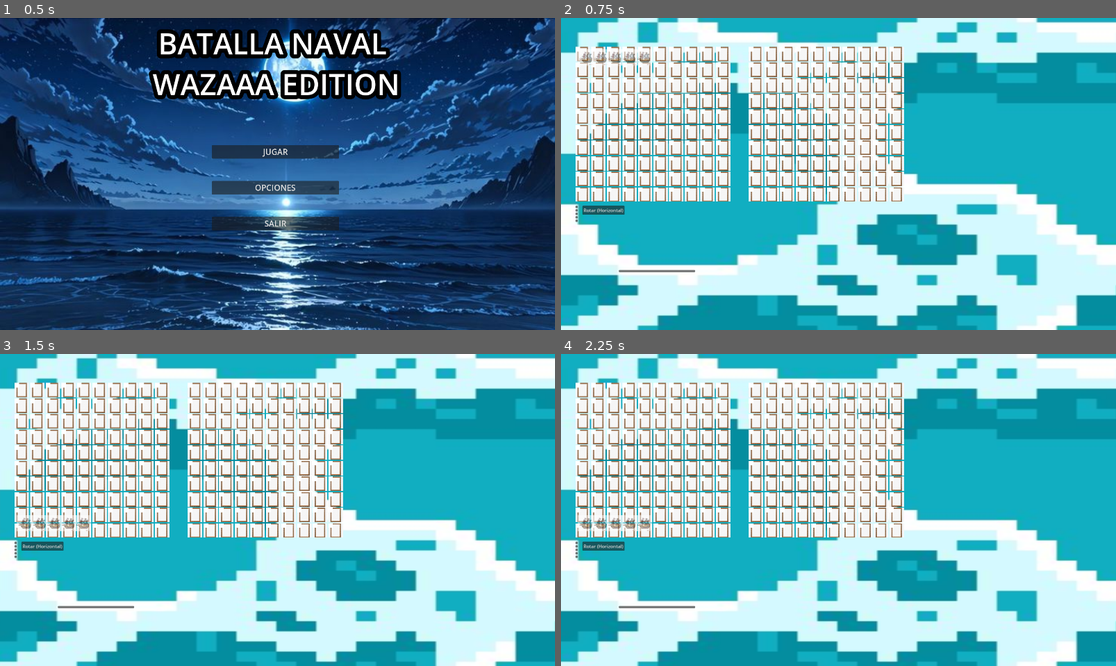
Above: before the commit, frames 1-4 (two rows, left to right).
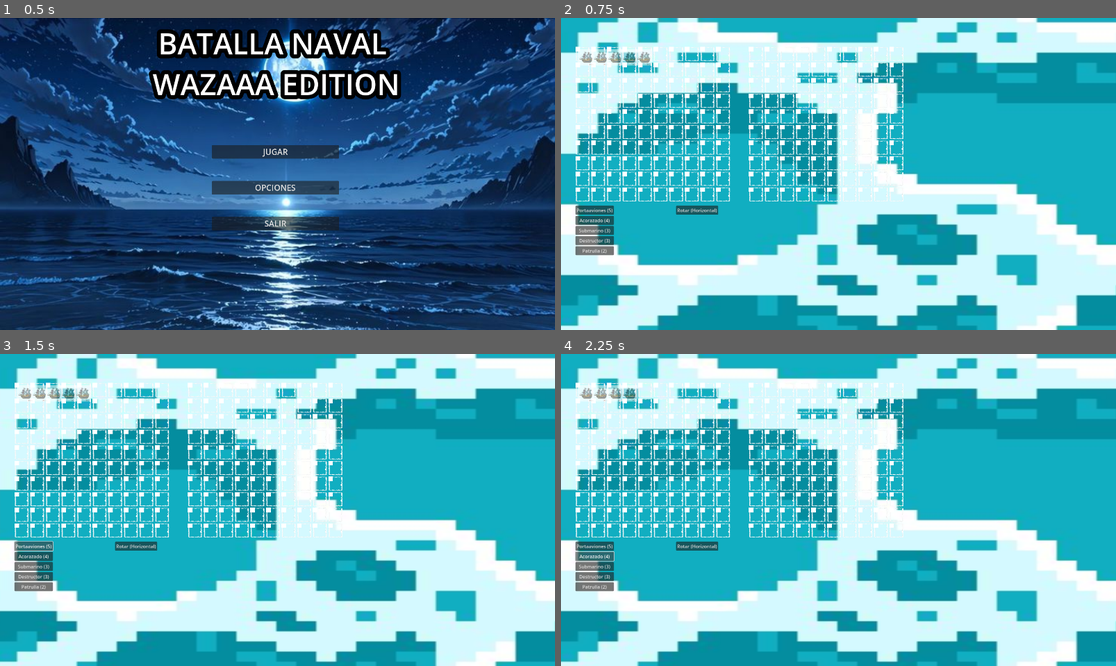
Above: after the commit, the same moments.

Repository: juanxxho/batalla-naval-wazaaa-edition
Game: Godot game, scene res://Main2.tscn
The game is run twice, just before and just after one commit, with the same random seed, the same clock (stepped at 60 frames per second) and the same inputs.
Inputs (mouse positions are in pixels of both pictures, inside the frame that each line leads up to; where the layout moved, square brackets give the same spot in the first picture):
- Up to frame 1 (0.5 s): no input
- Up to frame 2 (0.75 s): click "JUGAR" at 0.5 s
- Up to frame 3 (1.5 s): click (33, 547) [16, 544] at 1.25 s
- Up to frame 4 (2.25 s): click (594, 556) [577, 547] at 2 s

Frame 1 is identical in both runs. In frame 2, 21% of the frame differs, in the area x 2-62%, y 9-82%; in frame 3, 21%; in frame 4, 21%.

Commit message:
ultima actualizacion

Diff:
--- a/button.tscn
+++ b/button.tscn
@@ -1,6 +1,6 @@
 [gd_scene load_steps=3 format=3 uid="uid://c6ity8iodi8pf"]
 
-[ext_resource type="Texture2D" uid="uid://sa5acwjc52ks" path="res://png-transparent-wooden-frames-metal-flower-border-wooden-frames-frames-thumbnail (1).png" id="1_n4tde"]
+[ext_resource type="Texture2D" uid="uid://duldp55jp1o0b" path="res://images-removebg-preview (1).png" id="1_n4tde"]
 [ext_resource type="Script" uid="uid://cm7eaycfkut3y" path="res://celda.gd" id="1_r04n3"]
 
 [node name="TextureButton" type="TextureButton"]
--- a/game.gd
+++ b/game.gd
@@ -1,4 +1,3 @@
-# Game.gd
 extends Node2D
 
 const TABLERO_SCENE = preload("res://mar.tscn")
@@ -77,19 +76,22 @@
 # @onready variables de Interfaz
 @onready var panel_selector: Control = $PanelSelector
 @onready var boton_rotar: Button = $PanelSelector/BotonRotar
+# === BOTONES DE COLOCACIÓN (Añadido: Asignación visual) ===
 @onready var boton_portaaviones: Button = $PanelSelector/VBoxBarcos/BotonPortaaviones
 @onready var boton_acorazado: Button = $PanelSelector/VBoxBarcos/BotonAcorazado
 @onready var boton_submarino: Button = $PanelSelector/VBoxBarcos/BotonSubmarino
 @onready var boton_destructor: Button = $PanelSelector/VBoxBarcos/BotonDestructor
 @onready var boton_patrulla: Button = $PanelSelector/VBoxBarcos/BotonPatrulla
+# ========================================================
 @onready var resultado_label: RichTextLabel = $ResultadoLabel
 @onready var label_monedas: Label = $CanvasLayer/MonedasLabel
-
 # === REFERENCIAS DE DISPAROS ESPECIALES ===
+@onready var disparos_panel: Control = $DisparosPanel # Agregado: Referencia al panel completo
 @onready var boton_mortero: Button = $DisparosPanel/BotonMortero
 @onready var boton_cohete: Button = $DisparosPanel/BotonCohete
 @onready var boton_sonar: Button = $DisparosPanel/BotonSonar
 @onready var boton_area: Button = $DisparosPanel/BotonArea
+@onready var boton_ulti: Button = $DisparosPanel/BotonUlti # Asumiendo que el nombre es BotonUlti
 # ==========================================
 
 
@@ -100,7 +102,7 @@
 	tablero_propio.position = Vector2(50, 100)
 	tablero_propio.get_node("GridContainer2").mostrar_barcos = true
 	tablero_propio.get_node("GridContainer2").celda_cliqueada.connect(_on_tablero_propio_clic)
-	actualizar_interfaz_monedas() # <--- Debe estar aquí
+
 	tablero_objetivo = TABLERO_SCENE.instantiate()
 	add_child(tablero_objetivo)
 	tablero_objetivo.name = "TableroObjetivo"
@@ -111,9 +113,15 @@
 	panel_selector.position = Vector2(50, 650)
 	panel_selector.z_index = 10
 	panel_selector.visible = true
+
+	# --- VISUALIZACIÓN INICIAL ---
+	disparos_panel.visible = false # Ocultamos el panel de disparos hasta la batalla
+	resultado_label.visible = false # Ocultamos el label de resultado
+	actualizar_textos_botones_barco()
+	actualizar_textos_botones_disparo()
 	conectar_botones()
-
-	actualizar_interfaz_monedas()
+	actualizar_interfaz_monedas() # Se llama al final para asegurar que label_monedas exista
+	# -----------------------------
 
 	# --- INICIALIZACIÓN DE FANTASMA Y SELECCIÓN ---
 	if not barcos_restantes.is_empty():
@@ -133,18 +141,47 @@
 	if label_monedas:
 		label_monedas.text = "MONEDAS: " + str(monedas_jugador)
 
+# --- NUEVA FUNCIÓN: Actualizar textos de botones de barco ---
+func actualizar_textos_botones_barco():
+	boton_portaaviones.text = "Portaaviones (5)"
+	boton_acorazado.text = "Acorazado (4)"
+	boton_submarino.text = "Submarino (3)"
+	boton_destructor.text = "Destructor (3)"
+	boton_patrulla.text = "Patrulla (2)"
+
+# --- NUEVA FUNCIÓN: Actualizar textos de botones de disparo ---
+func actualizar_textos_botones_disparo():
+	var mortero_text = "Mortero"
+	var cohete_text = "Cohete (%d M)" % COSTO_COHETE
+	var sonar_text = "Sonar (%d M)" % COSTO_SONAR
+	var area_text = "Área (%d M)" % COSTO_AREA
+	var ulti_text = "ULTI"
+
+	if tipo_disparo_actual == "Mortero": mortero_text = "🎯 " + mortero_text
+	if tipo_disparo_actual == "Cohete": cohete_text = "🎯 " + cohete_text
+	if tipo_disparo_actual == "Sonar": sonar_text = "🎯 " + sonar_text
+	if tipo_disparo_actual == "Area": area_text = "🎯 " + area_text
+	if tipo_disparo_actual == "Ulti": ulti_text = "🎯 " + ulti_text
+
+	if boton_mortero: boton_mortero.text = mortero_text
+	if boton_cohete: boton_cohete.text = cohete_text
+	if boton_sonar: boton_sonar.text = sonar_text
+	if boton_area: boton_area.text = area_text
+	if boton_ulti: boton_ulti.text = ulti_text # Asumiendo que esta referencia es correcta
+
 func _desactivar_boton_barco(nombre_barco: String):
 	var boton: Button = null
+	var longitud: int = 0
 	match nombre_barco:
-		"Portaaviones": boton = boton_portaaviones
-		"Acorazado": boton = boton_acorazado
-		"Submarino": boton = boton_submarino
-		"Destructor": boton = boton_destructor
-		"Patrulla": boton = boton_patrulla
+		"Portaaviones": boton = boton_portaaviones; longitud = 5
+		"Acorazado": boton = boton_acorazado; longitud = 4
+		"Submarino": boton = boton_submarino; longitud = 3
+		"Destructor": boton = boton_destructor; longitud = 3
+		"Patrulla": boton = boton_patrulla; longitud = 2
 
 	if boton:
 		boton.disabled = true
-		boton.text = nombre_barco + " (Colocado)"
+		boton.text = nombre_barco + " (%d) (Colocado)" % longitud
 
 func _input(event):
 	if fase_actual == Fase.COLOCACION and barco_seleccionado_longitud > 0:
@@ -170,6 +207,7 @@
 		# Aquí se actualizaría la barra visual
 
 	print("Ulti cargada: %s%%" % ulti_cargada)
+	# Si tienes una barra de ulti, actualiza aquí.
 
 func conectar_botones():
 	# Botones de colocación de barcos
@@ -191,8 +229,8 @@
 		boton_sonar.pressed.connect(_on_boton_disparo_seleccionado.bind("Sonar", COSTO_SONAR))
 	if boton_area:
 		boton_area.pressed.connect(_on_boton_disparo_seleccionado.bind("Area", COSTO_AREA))
-	if has_node("DisparosPanel/BotonUlti"):
-		get_node("DisparosPanel/BotonUlti").pressed.connect(_on_boton_disparo_seleccionado.bind("Ulti", 0))
+	if boton_ulti:
+		boton_ulti.pressed.connect(_on_boton_disparo_seleccionado.bind("Ulti", 0))
 
 
 # =========================================================
@@ -206,6 +244,7 @@
 
 	# Transición a fase de batalla
 	fase_actual = Fase.BATALLA
+	disparos_panel.visible = true # Hacemos visible el panel de disparos
 	print("TODOS los barcos de la IA colocados.")
 	print("FASE DE BATALLA INICIADA. ¡Dispara al tablero enemigo!")
 
@@ -408,6 +447,7 @@
 		barco_seleccionado_longitud = longitud
 		print("Barco ", nombre, " (", longitud, " casillas) seleccionado.")
 		crear_barco_fantasma()
+		actualizar_textos_botones_barco() # Opcional: Para resetear colores de selección si los tuvieras
 	else:
 		barco_seleccionado_longitud = 0
 		print("¡Barcos de tipo ", nombre, " agotados!")
@@ -439,15 +479,15 @@
 	if nombre_disparo == "Ulti" and not ulti_disponible:
 		print("La habilidad Ulti no está cargada.")
 		tipo_disparo_actual = "Mortero"
-		return
-
-	if costo > 0 and monedas_jugador < costo:
+	elif costo > 0 and monedas_jugador < costo:
 		print("Monedas insuficientes para usar " + nombre_disparo + ".")
 		tipo_disparo_actual = "Mortero"
 	else:
 		tipo_disparo_actual = nombre_disparo
 		print("Disparo seleccionado: " + tipo_disparo_actual)
 
+	actualizar_textos_botones_disparo() # LLAMADA CLAVE: Actualiza el texto con el "🎯"
+
 # =========================================================
 # Lógica de Colocación y Validación
 # =========================================================
@@ -469,7 +509,15 @@
 		var longitud = barco_seleccionado_longitud
 
 		if validar_colocacion(coord_final_colocacion, longitud, es_horizontal):
+			# Encontrar el nombre del barco colocado
+			var nombre_barco_colocado = ""
+			for barco_data in barcos_restantes:
+				if barco_data.longitud == longitud:
+					nombre_barco_colocado = barco_data.nombre
+					break
+
 			colocar_barco(coord_final_colocacion, longitud, es_horizontal)
+			_desactivar_boton_barco(nombre_barco_colocado) # Desactiva el botón
 
 			barcos_restantes.pop_front()
 
@@ -588,7 +636,7 @@
 				barcos_ia_hundidos += 1
 				check_win_condition()
 
-			actualizar_interfaz_monedas()
+			actualizar_interfaz_monedas() # CLAVE: Actualiza monedas después de ganar
 
 		elif matriz[x][y] == -1:
 			matriz[x][y] = -2
@@ -608,13 +656,13 @@
 		elif matriz[x][y] == -1:
 			matriz[x][y] = -2
 
+	# CLAVE: Asegura que la celda se actualice VISUALMENTE
 	tablero.get_node("GridContainer2").actualizar_celda_visual(x, y, matriz[x][y])
 
 	return es_impacto
 
 # =========================================================
 # LÓGICA DE DISPAROS ESPECÍFICOS (RF3, RF4, RF5, RF6, RF7)
-# (Estas funciones son correctas)
 # =========================================================
 
 func _ejecutar_disparo_mortero(coord: Vector2) -> bool:
@@ -649,6 +697,7 @@
 			if target_x >= 0 and target_x <= 9 and target_y >= 0 and target_y <= 9:
 				var estado_actual = matriz[target_x][target_y]
 
+				# CLAVE: Solo revela el estado (1=barco, -1=agua) si aún no ha sido impactado
 				if estado_actual == -1 or estado_actual == 1:
 					grid_container.actualizar_celda_visual(target_x, target_y, estado_actual)
 
@@ -712,9 +761,11 @@
 
 	var es_impacto = false
 	var costo_disparo = 0
-
-	# ... Lógica de selección de disparo ...
-	match tipo_disparo_actual:
+	var disparo_seleccionado = tipo_disparo_actual # Capturamos el tipo antes de resetearlo
+
+	# La lógica de selección de disparo se realiza al presionar el botón
+	# Aquí solo se valida y se ejecuta
+	match disparo_seleccionado:
 		"Mortero":
 			es_impacto = _ejecutar_disparo_mortero(coord)
 		"Cohete":
@@ -723,35 +774,42 @@
 				es_impacto = _ejecutar_disparo_cohete(coord)
 				monedas_jugador -= costo_disparo
 			else:
-				tipo_disparo_actual = "Mortero"
-				return
+				print("ERROR: Monedas insuficientes para Cohete. Usando Mortero.")
+				disparo_seleccionado = "Mortero"
+				es_impacto = _ejecutar_disparo_mortero(coord)
 		"Sonar":
 			costo_disparo = COSTO_SONAR
 			if monedas_jugador >= costo_disparo:
 				_ejecutar_disparo_sonar(coord)
 				monedas_jugador -= costo_disparo
+				# El sonar nunca devuelve impacto (es solo revelación), forzamos el paso de turno
+				es_impacto = false
 			else:
-				tipo_disparo_actual = "Mortero"
-				return
+				print("ERROR: Monedas insuficientes para Sonar. Usando Mortero.")
+				disparo_seleccionado = "Mortero"
+				es_impacto = _ejecutar_disparo_mortero(coord)
 		"Area":
 			costo_disparo = COSTO_AREA
 			if monedas_jugador >= costo_disparo:
 				es_impacto = _ejecutar_disparo_area(coord)
 				monedas_jugador -= costo_disparo
 			else:
-				tipo_disparo_actual = "Mortero"
-				return
+				print("ERROR: Monedas insuficientes para Área. Usando Mortero.")
+				disparo_seleccionado = "Mortero"
+				es_impacto = _ejecutar_disparo_mortero(coord)
 		"Ulti":
 			costo_disparo = 0
 			if ulti_disponible:
 				es_impacto = _ejecutar_disparo_ulti(coord)
 			else:
-				tipo_disparo_actual = "Mortero"
-				return
+				print("ERROR: Ulti no cargada. Usando Mortero.")
+				disparo_seleccionado = "Mortero"
+				es_impacto = _ejecutar_disparo_mortero(coord)
 		_:
 			es_impacto = _ejecutar_disparo_mortero(coord)
 
-	tipo_disparo_actual = "Mortero"
+	tipo_disparo_actual = "Mortero" # Resetear siempre al Mortero después de usar
+	actualizar_textos_botones_disparo() # Actualiza el texto para quitar el "🎯"
 	actualizar_interfaz_monedas()
 
 	ejecutar_disparo_jugador(coord, es_impacto)
@@ -854,8 +912,6 @@
 			var start_y = int(round(barco_pos_local_grid.y))
 
 			# Ajuste de coordenadas iniciales para barcos verticales del jugador/IA
-			# Si el barco es vertical, la posición visual de Godot está compensada.
-			# Aquí, ajustamos 'start_y' para que corresponda a la celda superior (y real) de la matriz.
 			if not es_horizontal_barco:
 				# Si es vertical, la posición 'y' visual está un CELL_SIZE más arriba.
 				# Ajustamos la posición inicial de la matriz para que coincida con la celda más baja (correcta).
@@ -902,16 +958,18 @@
 func check_win_condition():
 	if barcos_ia_hundidos == TOTAL_BARCOS:
 		print("====================================")
-		print("         🎉 ¡FELICIDADES, HAS GANADO! 🎉")
+		print("         🎉 ¡FELICIDADES, HAS GANADO! 🎉")
 		print("====================================")
+		# Se muestra el texto de victoria en pantalla
 		resultado_label.text = "¡FELICIDADES, HAS GANADO! 🏆"
 		resultado_label.visible = true
 		fase_actual = Fase.FIN_JUEGO # CLAVE: Detiene la recursión de turnos
 		get_tree().paused = true # <--- CLAVE: Pausa todo el juego
 	elif barcos_jugador_hundidos == TOTAL_BARCOS:
 		print("====================================")
-		print("           ☠️ HAS PERDIDO ☠️")
+		print("           ☠️ HAS PERDIDO ☠️")
 		print("====================================")
+		# Se muestra el texto de derrota en pantalla
 		resultado_label.text = "☠️ HAS PERDIDO ☠️"
 		resultado_label.visible = true
 		fase_actual = Fase.FIN_JUEGO # CLAVE: Detiene la recursión de turnos
--- a/game.tscn
+++ b/game.tscn
@@ -37,9 +37,9 @@
 
 [node name="BotonRotar" type="Button" parent="PanelSelector"]
 layout_mode = 0
-offset_left = 24.0
-offset_right = 32.0
-offset_bottom = 8.0
+offset_left = 348.0
+offset_right = 373.0
+offset_bottom = 25.0
 
 [node name="ResultadoLabel" type="RichTextLabel" parent="."]
 z_index = 15
@@ -61,7 +61,7 @@
 
 [node name="DisparosPanel" type="VBoxContainer" parent="."]
 z_index = 16
-anchors_preset = -1
+anchors_preset = 15
 anchor_right = 1.0
 anchor_bottom = 1.0
 offset_left = 200.0
@@ -73,3 +73,15 @@
 
 [node name="BotonUlti" type="Button" parent="DisparosPanel"]
 layout_mode = 2
+
+[node name="BotonMortero" type="Button" parent="DisparosPanel"]
+layout_mode = 2
+
+[node name="BotonCohete" type="Button" parent="DisparosPanel"]
+layout_mode = 2
+
+[node name="BotonSonar" type="Button" parent="DisparosPanel"]
+layout_mode = 2
+
+[node name="BotonArea" type="Button" parent="DisparosPanel"]
+layout_mode = 2
Binary file added: images-removebg-preview (1).png
Not shown, added: images-removebg-preview (1).png.import
Binary file added: images-removebg-preview.png
Not shown, added: images-removebg-preview.png.import
